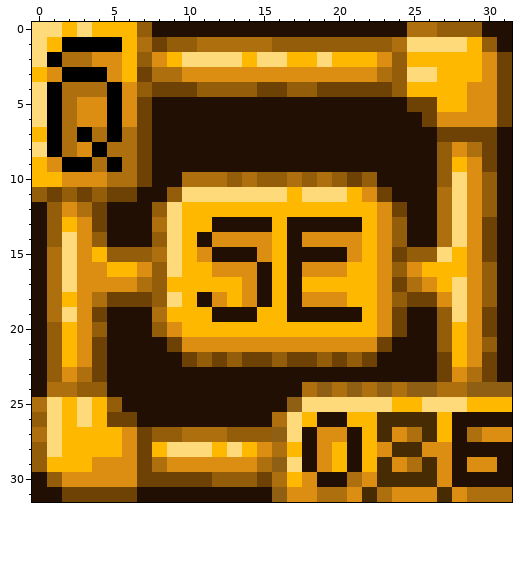
Two versions of one pixel-art sprite, Datapack_Survivors_Elegy/pack.png. That is the earlier state.
The file is 32x32 pixels.
The same view after the edit:
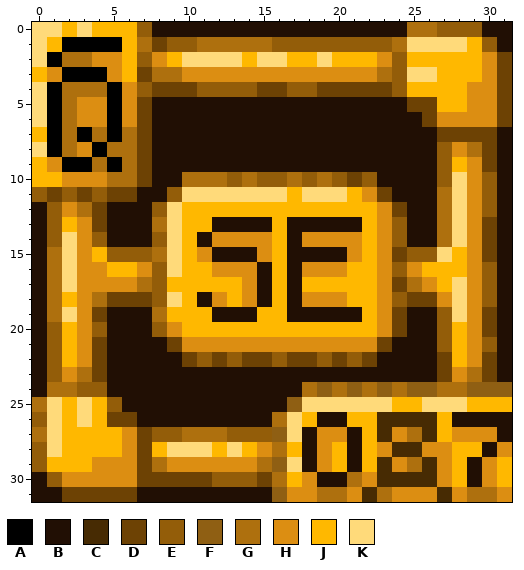
Palette (. is transparent): A #000000  B #210f04  C #472b03  D #6d4204  E #935d09  F #8f5f13  G #ae700e  H #dc8e12  J #ffb800  K #ffda7a
The exact change:
Changed rows in their new state; - is an unchanged pixel.
first column x 28:
27 HH-B
28 JJ-H
29 JB-J
30 J-HJ
31 ---H
Changed places in both pictures, as pixel boxes (x1, y1, x2, y2):
changed: (452, 427, 512, 502)
